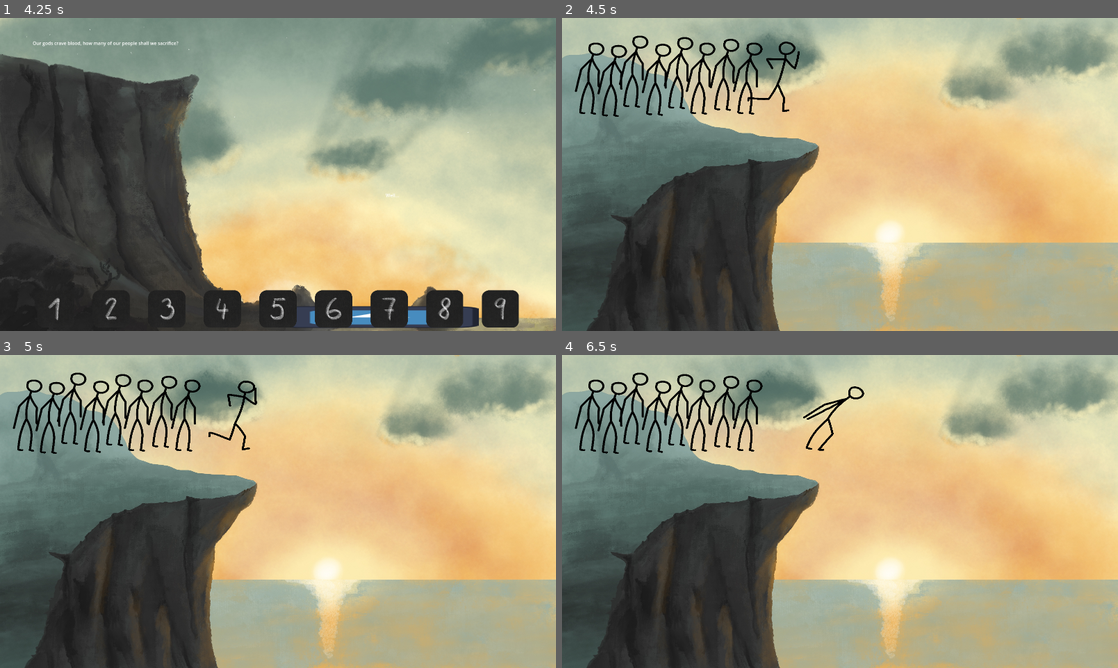
Above: before the commit, frames 1-4 (two rows, left to right).
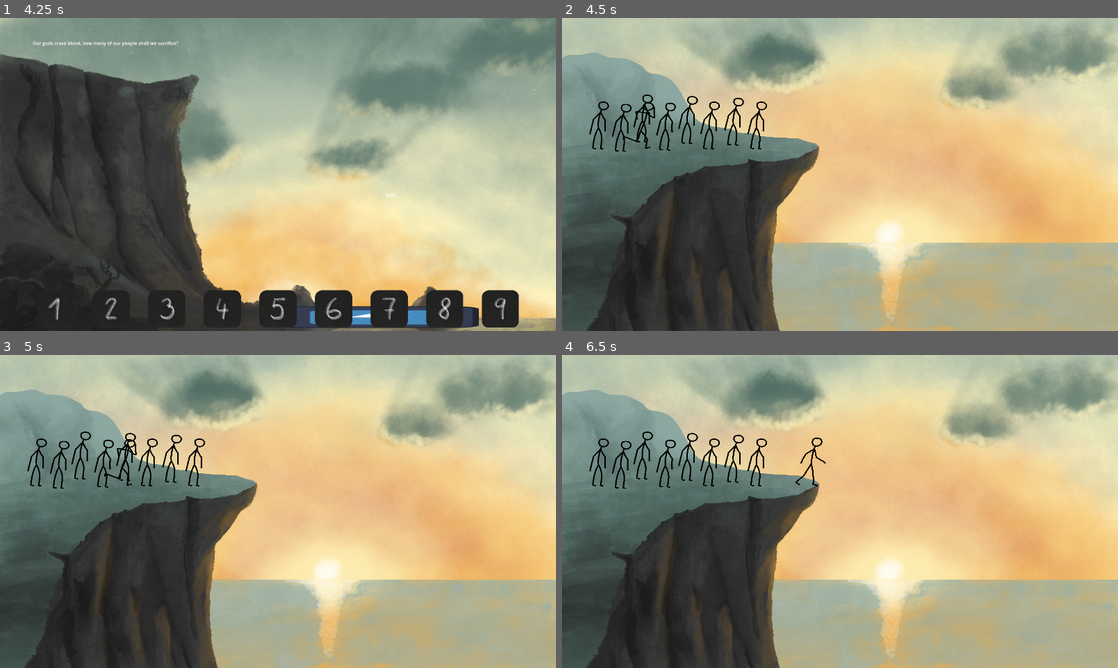
Above: after the commit, the same moments.

Repository: matouseek/game-jam-25
Game: Godot game, scene res://scenes/minigames/sacrifice.tscn
The game is run twice, just before and just after one commit, with the same random seed, the same clock (stepped at 60 frames per second) and the same inputs. The project has no main scene, so this scene is started directly. The engine's default icon, where the game draws it, is replaced by a stand-in: a white triangle on a blue panel in a dark square. A sky picture missing from this copy of the repository is replaced by a grey-blue gradient. Sound files missing from this copy of the repository are replaced by a short silence.
Inputs (mouse positions are in pixels of both pictures, inside the frame that each line leads up to):
- Up to frame 1 (4.25 s): click "Play" at 0.5 s; tap Enter at 1.25, 2.75 s; move the mouse to (400, 158) at 1.27 s; hold D (right) 1.28-2.03 s; tap Space (shoot) at 1.35, 2, 2.1, 2.85, 3.6 s; move the mouse to (166, 190) at 2.02 s; hold S (down) 2.03-2.78 s; move the mouse to (333, 105) at 2.77 s; hold D (right) 2.78-3.53 s; move the mouse to (250, 237) at 3.52 s; hold W (up) from 3.53 s (still down)
- Up to frame 2 (4.5 s): release W (up) at 4.25 s; click (617, 309) at 4.25 s
- Up to frame 3 (5 s): no input
- Up to frame 4 (6.5 s): move the mouse to (1006, 558) at 5.02 s; hold A (left) from 5.03 s (still down); tap Space (shoot) at 5.1, 5.85 s; move the mouse to (673, 464) at 5.77 s

Frame 1 is identical in both runs. In frame 2, 3.6% of the frame differs, in the area x 2-43%, y 5-43%; in frame 3, 3.6%; in frame 4, 3.7%, in the area x 2-55%, y 5-43%.

Commit message:
better falling

Diff:
--- a/scenes/minigames/sacrifice.tscn
+++ b/scenes/minigames/sacrifice.tscn
@@ -8,64 +8,10 @@
 [ext_resource type="Texture2D" uid="uid://bp46irirym8dm" path="res://assets/cliff/CliffDown.jpg" id="4_y132j"]
 
 [sub_resource type="RectangleShape2D" id="RectangleShape2D_qvg0h"]
-size = Vector2(18, 206)
+size = Vector2(194, 1001)
 
 [node name="Sacrifice" type="Node2D"]
 script = ExtResource("1_3ju5s")
-
-[node name="Falling" type="Node2D" parent="."]
-
-[node name="Background1" type="TextureRect" parent="Falling"]
-offset_right = 3840.0
-offset_bottom = 2160.0
-scale = Vector2(0.5, 0.5)
-texture = ExtResource("4_74udx")
-
-[node name="People" type="Node2D" parent="Falling"]
-
-[node name="Person" parent="Falling/People" instance=ExtResource("3_ix5le")]
-position = Vector2(818, 416)
-scale = Vector2(0.3, 0.3)
-
-[node name="Person2" parent="Falling/People" instance=ExtResource("3_ix5le")]
-position = Vector2(731, 422)
-scale = Vector2(0.3, 0.3)
-
-[node name="Person3" parent="Falling/People" instance=ExtResource("3_ix5le")]
-position = Vector2(651, 409)
-scale = Vector2(0.3, 0.3)
-
-[node name="Person4" parent="Falling/People" instance=ExtResource("3_ix5le")]
-position = Vector2(568, 422)
-scale = Vector2(0.3, 0.3)
-
-[node name="Person5" parent="Falling/People" instance=ExtResource("3_ix5le")]
-position = Vector2(492, 403)
-scale = Vector2(0.3, 0.3)
-
-[node name="Person6" parent="Falling/People" instance=ExtResource("3_ix5le")]
-position = Vector2(416, 426)
-scale = Vector2(0.3, 0.3)
-
-[node name="Person7" parent="Falling/People" instance=ExtResource("3_ix5le")]
-position = Vector2(337, 398)
-scale = Vector2(0.3, 0.3)
-
-[node name="Person8" parent="Falling/People" instance=ExtResource("3_ix5le")]
-position = Vector2(263, 430)
-scale = Vector2(0.3, 0.3)
-
-[node name="Person9" parent="Falling/People" instance=ExtResource("3_ix5le")]
-position = Vector2(185, 422)
-scale = Vector2(0.3, 0.3)
-
-[node name="CliffEnd" type="Area2D" parent="Falling"]
-position = Vector2(982, 340)
-collision_layer = 2
-collision_mask = 0
-
-[node name="CollisionShape2D" type="CollisionShape2D" parent="Falling/CliffEnd"]
-shape = SubResource("RectangleShape2D_qvg0h")
 
 [node name="Prolog" type="Node2D" parent="."]
 
@@ -101,3 +47,59 @@
 
 [node name="ShipEndPlace" type="Marker2D" parent="Prolog"]
 position = Vector2(1308, 1032)
+
+[node name="Falling" type="Node2D" parent="."]
+visible = false
+
+[node name="Background1" type="TextureRect" parent="Falling"]
+offset_right = 3840.0
+offset_bottom = 2160.0
+scale = Vector2(0.5, 0.5)
+texture = ExtResource("4_74udx")
+
+[node name="People" type="Node2D" parent="Falling"]
+
+[node name="Person" parent="Falling/People" instance=ExtResource("3_ix5le")]
+position = Vector2(289, 509)
+scale = Vector2(0.2, 0.2)
+
+[node name="Person2" parent="Falling/People" instance=ExtResource("3_ix5le")]
+position = Vector2(734, 513)
+scale = Vector2(0.2, 0.2)
+
+[node name="Person3" parent="Falling/People" instance=ExtResource("3_ix5le")]
+position = Vector2(654, 500)
+scale = Vector2(0.2, 0.2)
+
+[node name="Person4" parent="Falling/People" instance=ExtResource("3_ix5le")]
+position = Vector2(571, 513)
+scale = Vector2(0.2, 0.2)
+
+[node name="Person5" parent="Falling/People" instance=ExtResource("3_ix5le")]
+position = Vector2(495, 494)
+scale = Vector2(0.2, 0.2)
+
+[node name="Person6" parent="Falling/People" instance=ExtResource("3_ix5le")]
+position = Vector2(419, 517)
+scale = Vector2(0.2, 0.2)
+
+[node name="Person7" parent="Falling/People" instance=ExtResource("3_ix5le")]
+position = Vector2(340, 489)
+scale = Vector2(0.2, 0.2)
+
+[node name="Person8" parent="Falling/People" instance=ExtResource("3_ix5le")]
+position = Vector2(266, 521)
+scale = Vector2(0.2, 0.2)
+
+[node name="Person9" parent="Falling/People" instance=ExtResource("3_ix5le")]
+position = Vector2(188, 513)
+scale = Vector2(0.2, 0.2)
+
+[node name="CliffEnd" type="Area2D" parent="Falling"]
+position = Vector2(982, 340)
+collision_layer = 2
+collision_mask = 0
+
+[node name="CollisionShape2D" type="CollisionShape2D" parent="Falling/CliffEnd"]
+position = Vector2(4, 172.5)
+shape = SubResource("RectangleShape2D_qvg0h")
--- a/scenes/person.tscn
+++ b/scenes/person.tscn
@@ -1,18 +1,26 @@
-[gd_scene load_steps=16 format=3 uid="uid://ejh0pen6n247"]
+[gd_scene load_steps=24 format=3 uid="uid://ejh0pen6n247"]
 
 [ext_resource type="Script" path="res://scripts/person.gd" id="1_vcmnd"]
-[ext_resource type="Texture2D" uid="uid://dgttswsl7bi51" path="res://assets/cliff/Falling/Falling1.png" id="2_br1pv"]
-[ext_resource type="Texture2D" uid="uid://cii04van6usnb" path="res://assets/cliff/Falling/Falling0.png" id="3_0d8s6"]
-[ext_resource type="Texture2D" uid="uid://bjlq5vabipq7o" path="res://assets/cliff/Falling/Falling2.png" id="4_y76iy"]
-[ext_resource type="Texture2D" uid="uid://bwlegciebf5o7" path="res://assets/cliff/Falling/Falling3.png" id="5_2vwv6"]
-[ext_resource type="Texture2D" uid="uid://bpw14fjllyt3o" path="res://assets/cliff/Falling/Falling4.png" id="6_7h8hs"]
-[ext_resource type="Texture2D" uid="uid://bk1olipnxvr6t" path="res://assets/cliff/Falling/Falling5.png" id="7_y83fu"]
-[ext_resource type="Texture2D" uid="uid://cyh0xy80s08dc" path="res://assets/cliff/Falling/Falling6.png" id="8_4d5b3"]
-[ext_resource type="Texture2D" uid="uid://st1xodryh2fh" path="res://assets/cliff/Falling/Falling7.png" id="9_cnocp"]
-[ext_resource type="Texture2D" uid="uid://dejtkyua0604o" path="res://assets/cliff/Running/Running0.png" id="10_dj0vh"]
-[ext_resource type="Texture2D" uid="uid://cuiqmxnmlm201" path="res://assets/cliff/Running/Running1.png" id="11_pl6ua"]
-[ext_resource type="Texture2D" uid="uid://df8djn4c03tdq" path="res://assets/cliff/Running/Running2.png" id="12_21sxc"]
-[ext_resource type="Texture2D" uid="uid://uli0tb2qxdtk" path="res://assets/cliff/Running/Running3.png" id="13_r7y6s"]
+[ext_resource type="Texture2D" uid="uid://ccp18lfrkalff" path="res://assets/cliff/Falling/Falling1.png" id="2_br1pv"]
+[ext_resource type="Texture2D" uid="uid://c7b2v8jlves13" path="res://assets/cliff/Falling/Falling0.png" id="3_0d8s6"]
+[ext_resource type="Texture2D" uid="uid://dme8k8ubqm5ku" path="res://assets/cliff/Falling/Falling2.png" id="4_y76iy"]
+[ext_resource type="Texture2D" uid="uid://b7m5j8sr2ddx" path="res://assets/cliff/Falling/Falling3.png" id="5_2vwv6"]
+[ext_resource type="Texture2D" uid="uid://br4kkg5353hhj" path="res://assets/cliff/Falling/Falling4.png" id="6_7h8hs"]
+[ext_resource type="Texture2D" uid="uid://eadsjapkypwg" path="res://assets/cliff/Falling/Falling5.png" id="7_y83fu"]
+[ext_resource type="Texture2D" uid="uid://clskwgfjxobjg" path="res://assets/cliff/Falling/Falling6.png" id="8_4d5b3"]
+[ext_resource type="Texture2D" uid="uid://bsg3khbvqgqcl" path="res://assets/cliff/Falling/Falling7.png" id="9_cnocp"]
+[ext_resource type="Texture2D" uid="uid://w2a64jkcw0ta" path="res://assets/cliff/Running/Running0.png" id="10_dj0vh"]
+[ext_resource type="Texture2D" uid="uid://jp17jkbnntb1" path="res://assets/cliff/Falling/Falling8.png" id="10_l3ejj"]
+[ext_resource type="Texture2D" uid="uid://cxvxwdmgggm1d" path="res://assets/cliff/Falling/Falling9.png" id="11_cljyx"]
+[ext_resource type="Texture2D" uid="uid://b0jdsdrxbuty0" path="res://assets/cliff/Running/Running1.png" id="11_pl6ua"]
+[ext_resource type="Texture2D" uid="uid://le00mnadkb1v" path="res://assets/cliff/Running/Running2.png" id="12_21sxc"]
+[ext_resource type="Texture2D" uid="uid://crnv8g2lbtshy" path="res://assets/cliff/Falling/Falling10.png" id="12_ywggt"]
+[ext_resource type="Texture2D" uid="uid://to33ky0nmesf" path="res://assets/cliff/Falling/Falling11.png" id="13_hsxbu"]
+[ext_resource type="Texture2D" uid="uid://bek0xfa5id7es" path="res://assets/cliff/Running/Running3.png" id="13_r7y6s"]
+[ext_resource type="Texture2D" uid="uid://d3sa1oybxpxge" path="res://assets/cliff/Falling/Falling12.png" id="14_lhk2l"]
+[ext_resource type="Texture2D" uid="uid://x3bru51epyp" path="res://assets/cliff/Running/Running4.png" id="19_3j7l4"]
+[ext_resource type="Texture2D" uid="uid://bflbo3dvfaaix" path="res://assets/cliff/Running/Running5.png" id="20_l3ejk"]
+[ext_resource type="Texture2D" uid="uid://d3sgicgc0cfwn" path="res://assets/cliff/Running/Running6.png" id="21_ev57w"]
 
 [sub_resource type="SpriteFrames" id="SpriteFrames_mtn36"]
 animations = [{
@@ -48,10 +56,71 @@
 }, {
 "duration": 1.0,
 "texture": ExtResource("9_cnocp")
+}, {
+"duration": 1.0,
+"texture": ExtResource("10_l3ejj")
+}, {
+"duration": 1.0,
+"texture": ExtResource("11_cljyx")
+}, {
+"duration": 1.0,
+"texture": ExtResource("12_ywggt")
+}, {
+"duration": 1.0,
+"texture": ExtResource("13_hsxbu")
+}, {
+"duration": 1.0,
+"texture": ExtResource("14_lhk2l")
 }],
 "loop": false,
 "name": &"falling",
 "speed": 5.0
+}, {
+"frames": [{
+"duration": 1.0,
+"texture": ExtResource("3_0d8s6")
+}, {
+"duration": 1.0,
+"texture": ExtResource("2_br1pv")
+}, {
+"duration": 1.0,
+"texture": ExtResource("4_y76iy")
+}, {
+"duration": 1.0,
+"texture": ExtResource("5_2vwv6")
+}, {
+"duration": 1.0,
+"texture": ExtResource("6_7h8hs")
+}, {
+"duration": 1.0,
+"texture": ExtResource("7_y83fu")
+}, {
+"duration": 1.0,
+"texture": ExtResource("8_4d5b3")
+}, {
+"duration": 1.0,
+"texture": ExtResource("9_cnocp")
+}, {
+"duration": 1.0,
+"texture": ExtResource("10_l3ejj")
+}],
+"loop": false,
+"name": &"falling1",
+"speed": 11.0
+}, {
+"frames": [{
+"duration": 1.0,
+"texture": ExtResource("12_ywggt")
+}, {
+"duration": 1.0,
+"texture": ExtResource("13_hsxbu")
+}, {
+"duration": 1.0,
+"texture": ExtResource("14_lhk2l")
+}],
+"loop": false,
+"name": &"falling2",
+"speed": 10.0
 }, {
 "frames": [{
 "duration": 1.0,
@@ -65,14 +134,23 @@
 }, {
 "duration": 1.0,
 "texture": ExtResource("13_r7y6s")
+}, {
+"duration": 1.0,
+"texture": ExtResource("19_3j7l4")
+}, {
+"duration": 1.0,
+"texture": ExtResource("20_l3ejk")
+}, {
+"duration": 1.0,
+"texture": ExtResource("21_ev57w")
 }],
 "loop": true,
 "name": &"running",
-"speed": 10.0
+"speed": 14.0
 }]
 
 [sub_resource type="RectangleShape2D" id="RectangleShape2D_p4fqk"]
-size = Vector2(64.565, 55.0726)
+size = Vector2(172, 141)
 
 [node name="Person" type="Area2D"]
 collision_mask = 2
@@ -86,6 +164,7 @@
 sprite_frames = SubResource("SpriteFrames_mtn36")
 
 [node name="CollisionShape2D" type="CollisionShape2D" parent="."]
+position = Vector2(-217, -1041.5)
 shape = SubResource("RectangleShape2D_p4fqk")
 
 [connection signal="area_entered" from="." to="." method="_on_area_entered"]
--- a/scripts/person.gd
+++ b/scripts/person.gd
@@ -21,12 +21,13 @@
 
 func _on_area_entered(area: Area2D) -> void:
 	speed = 0
-	anime.play("falling")
+	anime.play("falling1")
+	await anime.animation_finished
+	anime.play("falling2")
 	scream.pitch_scale += randf_range(-0.1, 0.3)
 	scream.stream = load("res://assets/sfx/screaming_falling.mp3") as AudioStream
 	scream.play(randf_range(0.0, 0.3))
-	await anime.animation_finished
 	var tween = get_tree().create_tween()
-	tween.tween_property(self, "position", Vector2(position.x, 700), SACRIFICE_TIME)
-	tween.parallel().tween_property(self, "modulate", Color.RED, SACRIFICE_TIME)
-	#tween.parallel().tween_property(self, "scale", Vector2(), SACRIFICE_TIME)
+	tween.tween_property(self, "position", Vector2(position.x, 1500), SACRIFICE_TIME)
+	#tween.parallel().tween_property(self, "modulate", Color.RED, SACRIFICE_TIME)
+	tween.parallel().tween_property(self, "scale", Vector2(0.15,0.15), SACRIFICE_TIME)
--- a/scripts/sacrifice.gd
+++ b/scripts/sacrifice.gd
@@ -94,6 +94,6 @@
 		hud_tween.tween_callback(func(): hud.visible = false)
 		for i in range(to_sacrifice):
 			var sprite = people[i] as Person
-			sprite.run(150)
+			sprite.run(300)
 		await get_tree().create_timer(5).timeout
 	GM.level_completed.emit()
